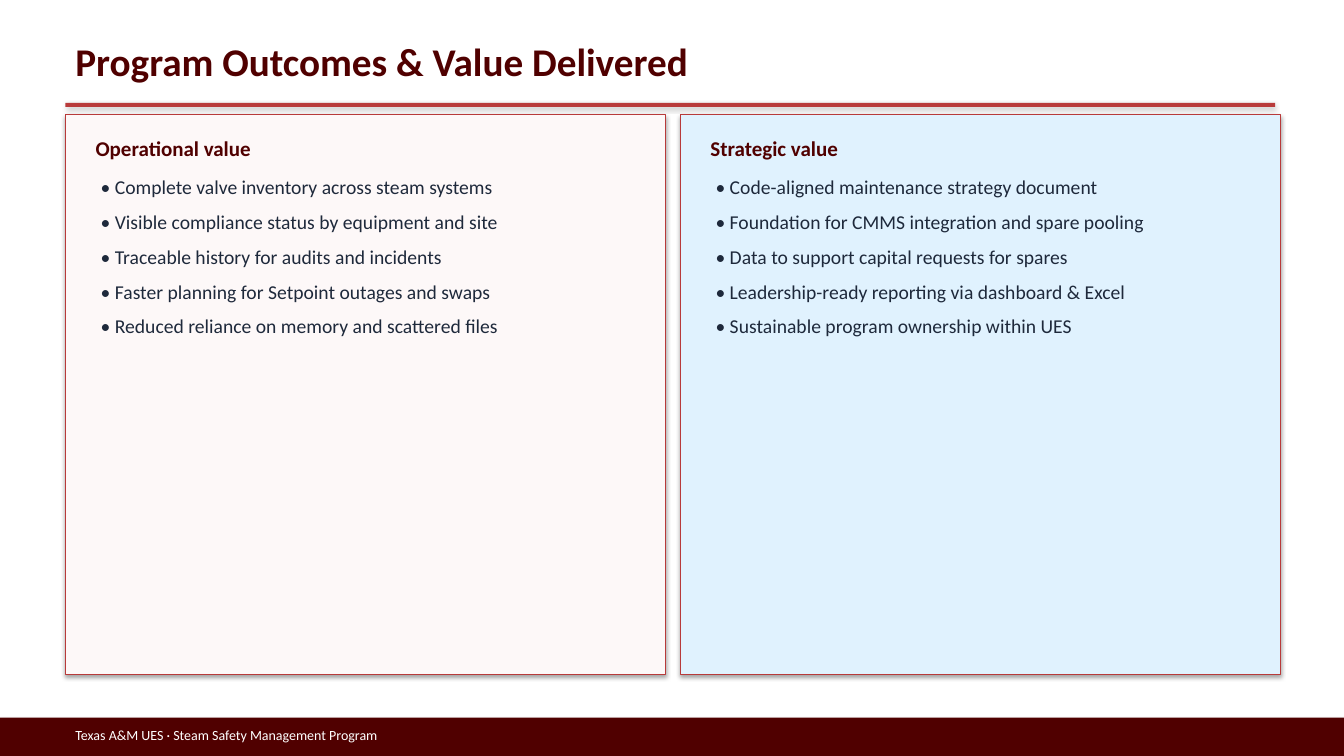
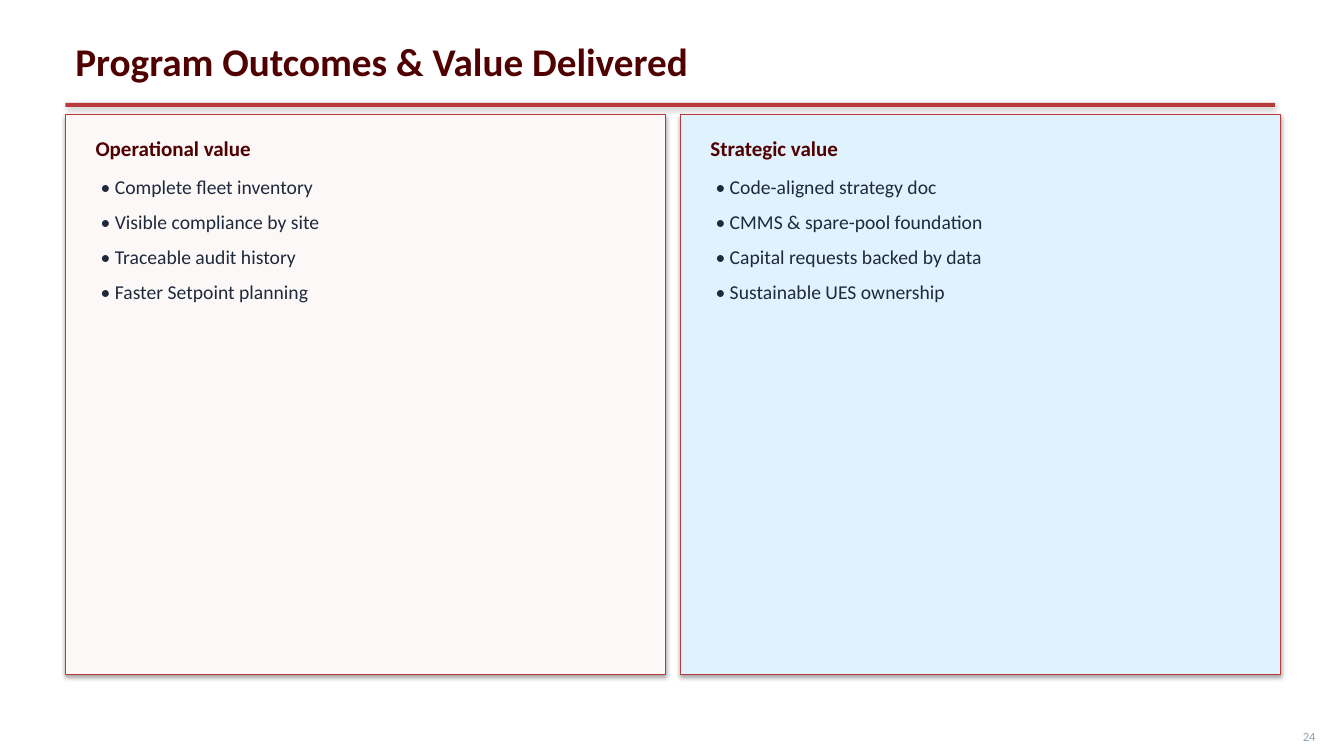
Before and after one commit to stavan12-a11y/PSV-Compliance-Tracking-Dashboard, a slide deck: slide 25 of docs/presentation/UES-Steam-Safety-Program.pptx (slide 24 before the commit). Drawn at 1344x756 pixels with LibreOffice and Linux fonts; fonts in the diff are those of the drawing. Boxes give left, top, right and bottom in pixels: in the first picture for what was removed or moved away, otherwise in the second. Text is boxed around its words. In the diff, an @@ line names an element or a change of style, - is before the commit and + after.

```diff
--- a/docs/presentation/UES-Steam-Safety-Program.pptx
+++ b/docs/presentation/UES-Steam-Safety-Program.pptx
@@ text at (115,180,319,303): text changed @@
-• Complete valve inventory across steam systems
-• Visible compliance status by equipment and site
-• Traceable history for audits and incidents
-• Faster planning for Setpoint outages and swaps
-• Reduced reliance on memory and scattered files
+• Complete fleet inventory
+• Visible compliance by site
+• Traceable audit history
+• Faster Setpoint planning
@@ text at (730,180,983,302): text changed @@
-• Code-aligned maintenance strategy document
-• Foundation for CMMS integration and spare pooling
-• Data to support capital requests for spares
-• Leadership-ready reporting via dashboard & Excel
-• Sustainable program ownership within UES
+• Code-aligned strategy doc
+• CMMS & spare-pool foundation
+• Capital requests backed by data
+• Sustainable UES ownership
@@ rectangle removed at (0,718,1344,756) @@
@@ text removed at (75,730,377,743) @@
-Texas A&M UES · Steam Safety Management Program
@@ text added at (1303,733,1316,741), 9 pt, text #94A3B8 @@
+24
```
Also in this commit, not shown: 17 other slides changed, 9 slides added, 8 slides removed, 1 other file.
